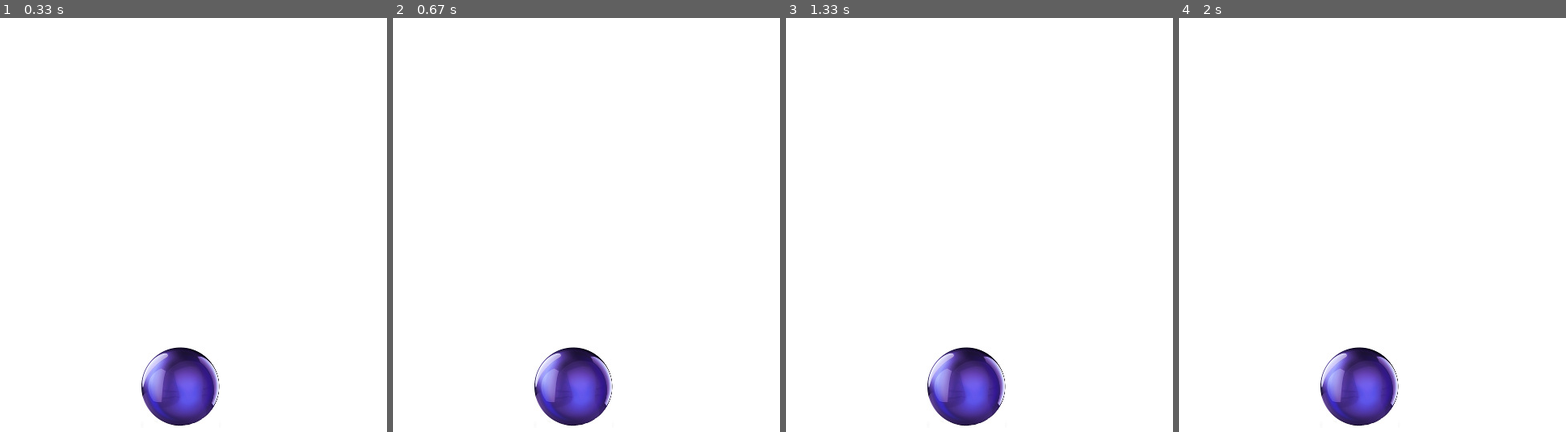
Above: before the commit, frames 1-4 (left to right).
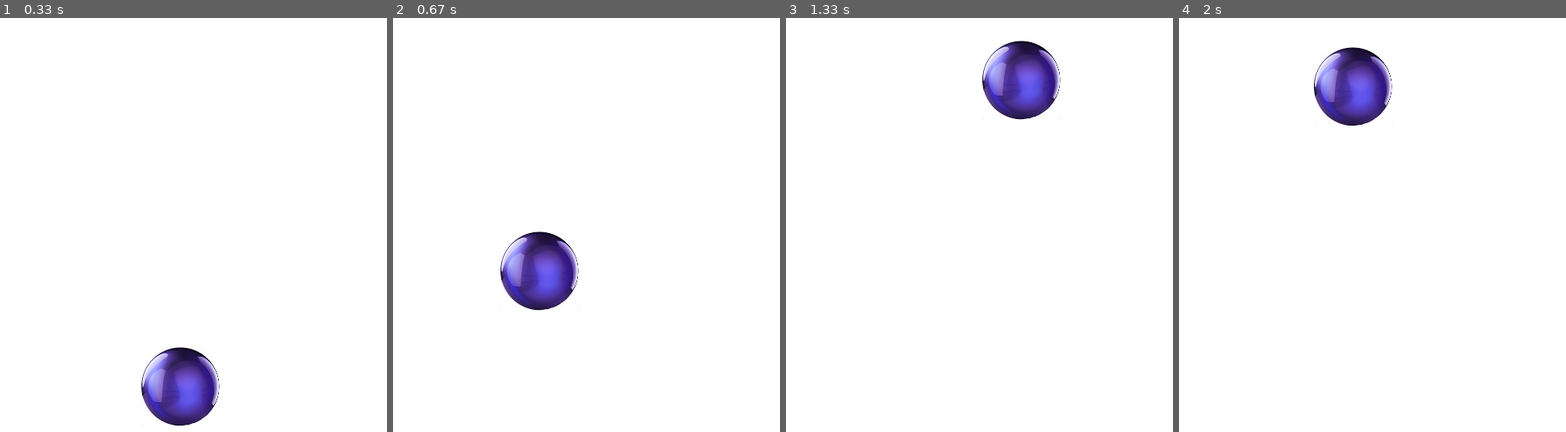
Above: after the commit, the same moments.

Repository: vishal-keshav/Q-Learning-pygame
Game: pygame game, started from testing_main.py
Two runs of this game, one before a commit and one after it. Both use one fixed random seed, a clock stepped at 60 frames per second and the inputs below.
Inputs (mouse positions are in pixels of both pictures, inside the frame that each line leads up to):
- Up to frame 1 (0.33 s): no input
- Up to frame 2 (0.67 s): hold Right from 0.33 s (still down); move the mouse to (540, 270) at 0.37 s
- Up to frame 3 (1.33 s): release Right at 0.8 s; hold Up 0.83-1.13 s; move the mouse to (836, 253) at 0.87 s; hold Right from 1.17 s (still down); move the mouse to (1022, 80) at 1.2 s
- Up to frame 4 (2 s): release Right at 1.63 s; hold Left from 1.67 s (still down); move the mouse to (1353, 88) at 1.7 s

Frame 1 is identical in both runs. In frame 2, 6.0% of the frame differs, in the area x 27-57%, y 51-99%; in frame 3, 6.0%; in frame 4, 6.0%.

Commit message:
movement fixed

Diff:
--- a/testing_main.py
+++ b/testing_main.py
@@ -1,5 +1,41 @@
 import os
 import pygame as pg
+
+"""Utility functons"""
+def maxim(a,b):
+    if a > b:
+        return a
+    else:
+        return b
+
+def minim(a,b):
+    if a < b:
+        return a
+    else:
+        return b
+
+
+"""Event handler"""
+def handle_event(event, pg, x, y):
+    if event.type == pg.KEYDOWN:
+        if event.key == pg.K_LEFT:
+            x = x - 50
+        if event.key == pg.K_RIGHT:
+            x = x + 50
+        if event.key == pg.K_UP:
+            y = y - 50
+        if event.key == pg.K_DOWN:
+            y = y + 50
+    if event.type == pg.MOUSEMOTION:
+        (x,y) = event.pos
+        (x,y) = (x-50,y-50)
+
+    #check if object does not cross boundry
+    x = maxim(x,0)
+    x = minim(x,500)
+    y = maxim(y,0)
+    y = minim(y,500)
+    return (x,y)
 
 
 """Draw function"""
@@ -36,11 +72,14 @@
         if event.type == pg.QUIT:
             abort = True
         #print(event)
+        """Handling differnet events"""
+        (ball_x,ball_y) = handle_event(event,pg,ball_x,ball_y)
+
     #update the game window, set fps
     disp.fill(bg_color)
     draw(ball_image,disp,ball_x,ball_y)
     pg.display.update()
-    clk.tick(15)
+    clk.tick(30)
 
 """ We have come out of game logic loop"""
 pg.quit()
